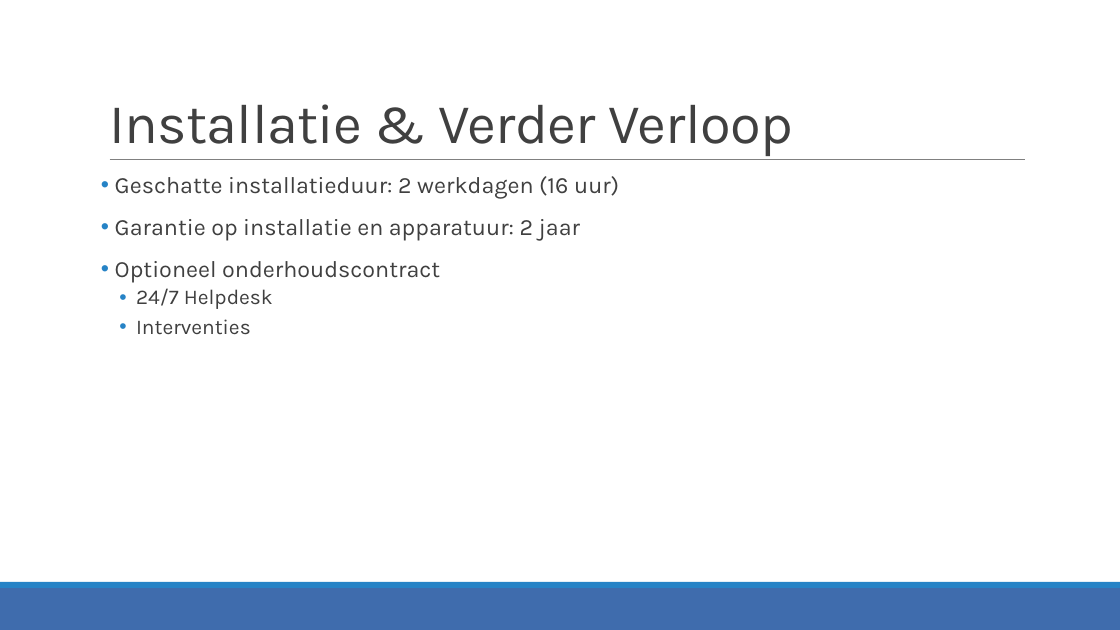
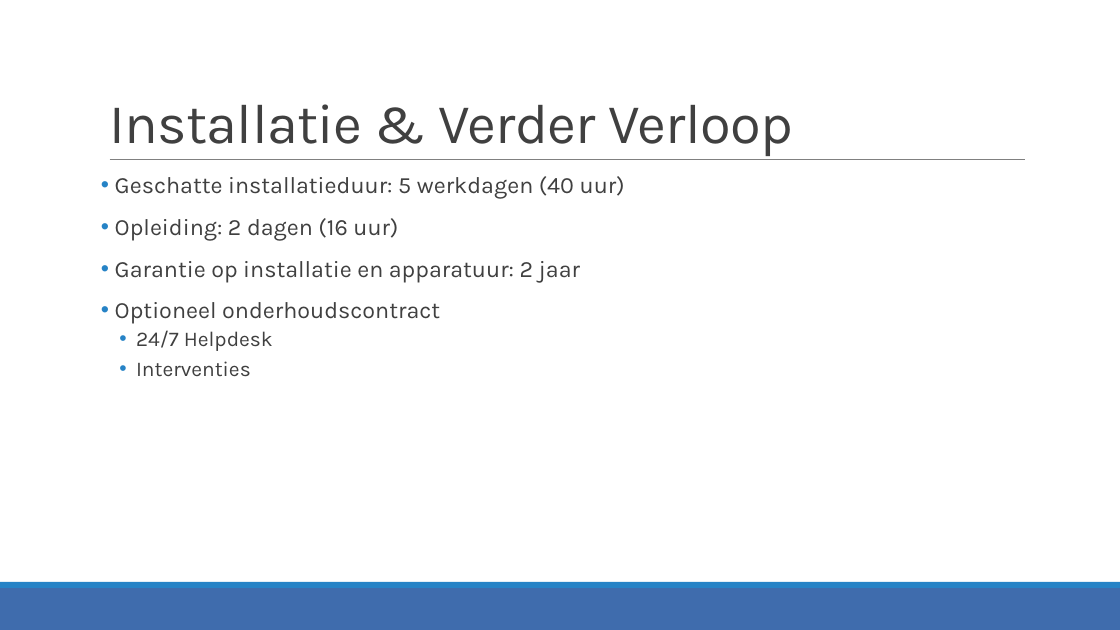
Before and after one commit to JensVL/projecten2, a slide deck: slide 34 of opdracht03/G24/Voorstelling G24.pptx. Drawn at 1120x630 pixels with LibreOffice and Linux fonts; fonts in the diff are those of the drawing. Boxes give left, top, right and bottom in pixels: in the first picture for what was removed or moved away, otherwise in the second. Text is boxed around its words. In the diff, an @@ line names an element or a change of style, - is before the commit and + after.

```diff
--- a/opdracht03/G24/Voorstelling G24.pptx
+++ b/opdracht03/G24/Voorstelling G24.pptx
@@ text at (x1=115, y1=176, x2=625, y2=240): text changed @@
-• Geschatte installatieduur: 2 werkdagen (16 uur)
+• Geschatte installatieduur: 5 werkdagen (40 uur)
+• Opleiding: 2 dagen (16 uur)
```
Also in this commit, not shown: 2 other slides changed, 1 slide added, 1 slide removed, 8 other files.
